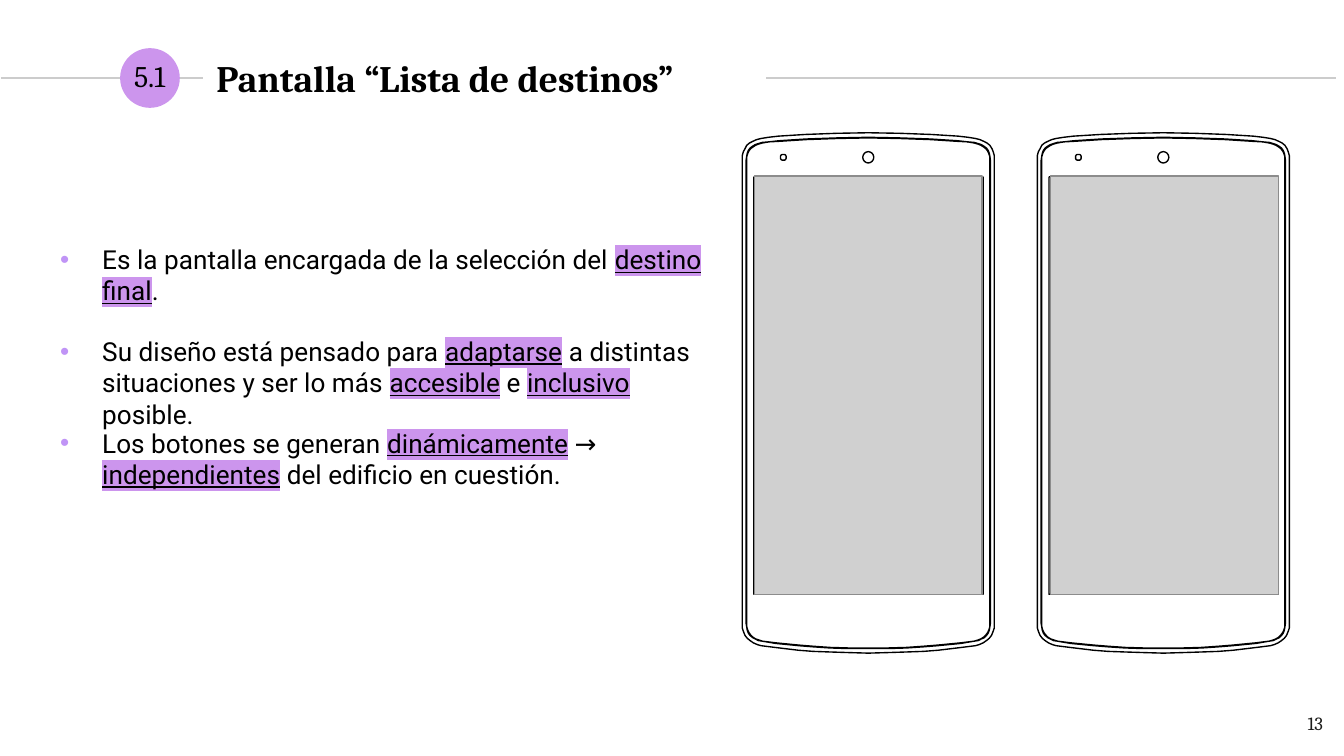
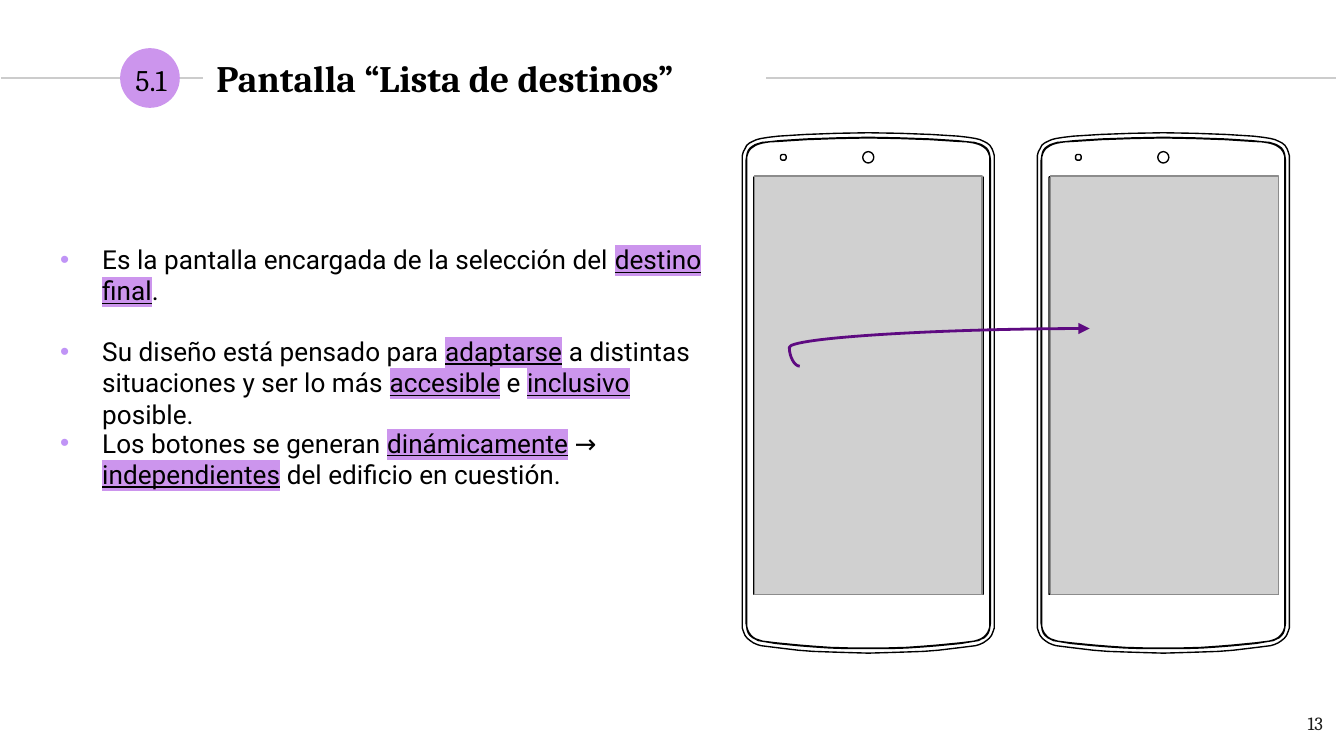
Before and after one commit to NILGroup/TFG-1920-DiscapacidadVisual, a slide deck: slide 13 of Defensa/presentaciónFinal_v2.pptx. Drawn at 1344x756 pixels with LibreOffice and Linux fonts; fonts in the diff are those of the drawing; grey boxes stand for pictures. Boxes give left, top, right and bottom in pixels: in the first picture for what was removed or moved away, otherwise in the second. Text is boxed around its words. In the diff, an @@ line names an element or a change of style, - is before the commit and + after.

```diff
--- a/Defensa/presentaciónFinal_v2.pptx
+++ b/Defensa/presentaciónFinal_v2.pptx
@@ text "5.1": place and size @@
-text "5.1" at [134,67,165,88]
+text "5.1" at [135,71,166,92]
@@ curved arrow added from (800, 367) to (1090, 329), #5E0A81 1.5 pt @@
```
Also in this commit, not shown: 6 other slides changed, 2 other files.
